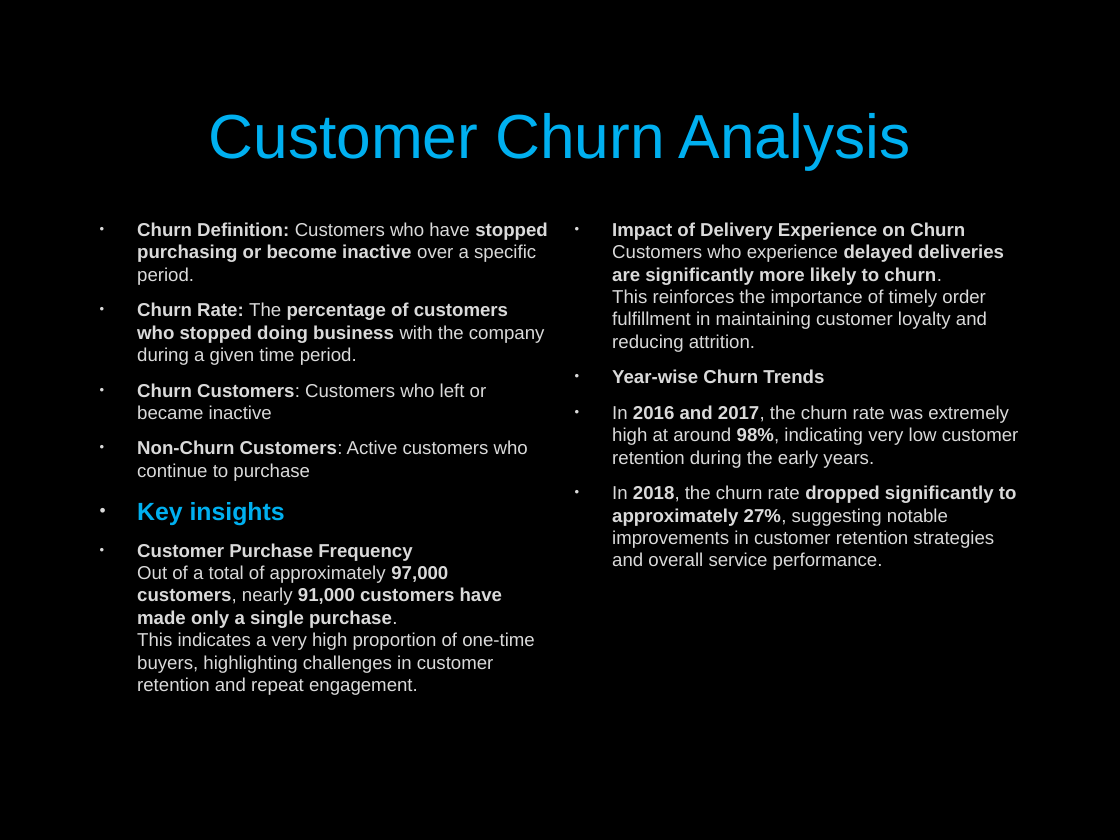
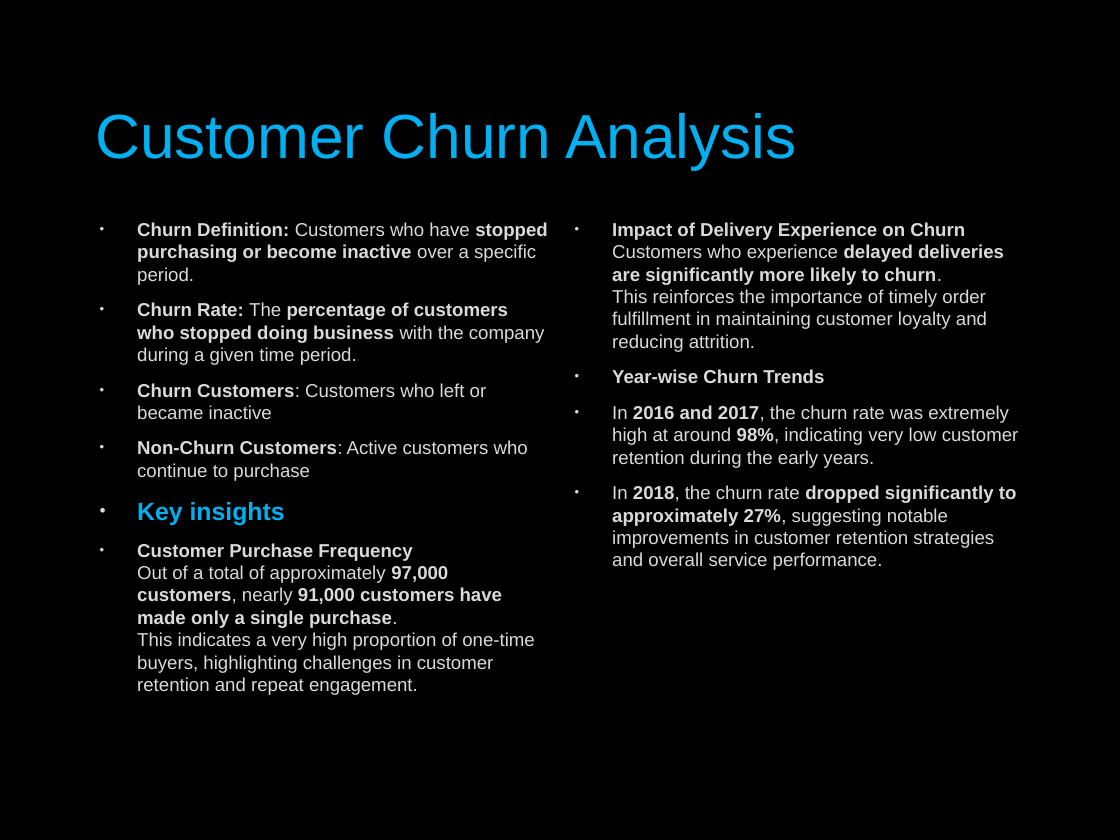
Before and after one commit to AlokYadav310703/Olist-Product-Sales-Analysis, a slide deck: slide 7 of presentation/Project Overview.pptx. Drawn at 1120x840 pixels with LibreOffice and Linux fonts; fonts in the diff are those of the drawing; background and template pictures are left out. Boxes give left, top, right and bottom in pixels: in the first picture for what was removed or moved away, otherwise in the second. Text is boxed around its words. In the diff, an @@ line names an element or a change of style, - is before the commit and + after.

```diff
--- a/presentation/Project Overview.pptx
+++ b/presentation/Project Overview.pptx
@@ title "Customer Churn Analysis" at (95, 113, 797, 170): alignment centre to left @@
```
Also in this commit, not shown: 10 other slides changed, 3 slides added, 4 other files.
